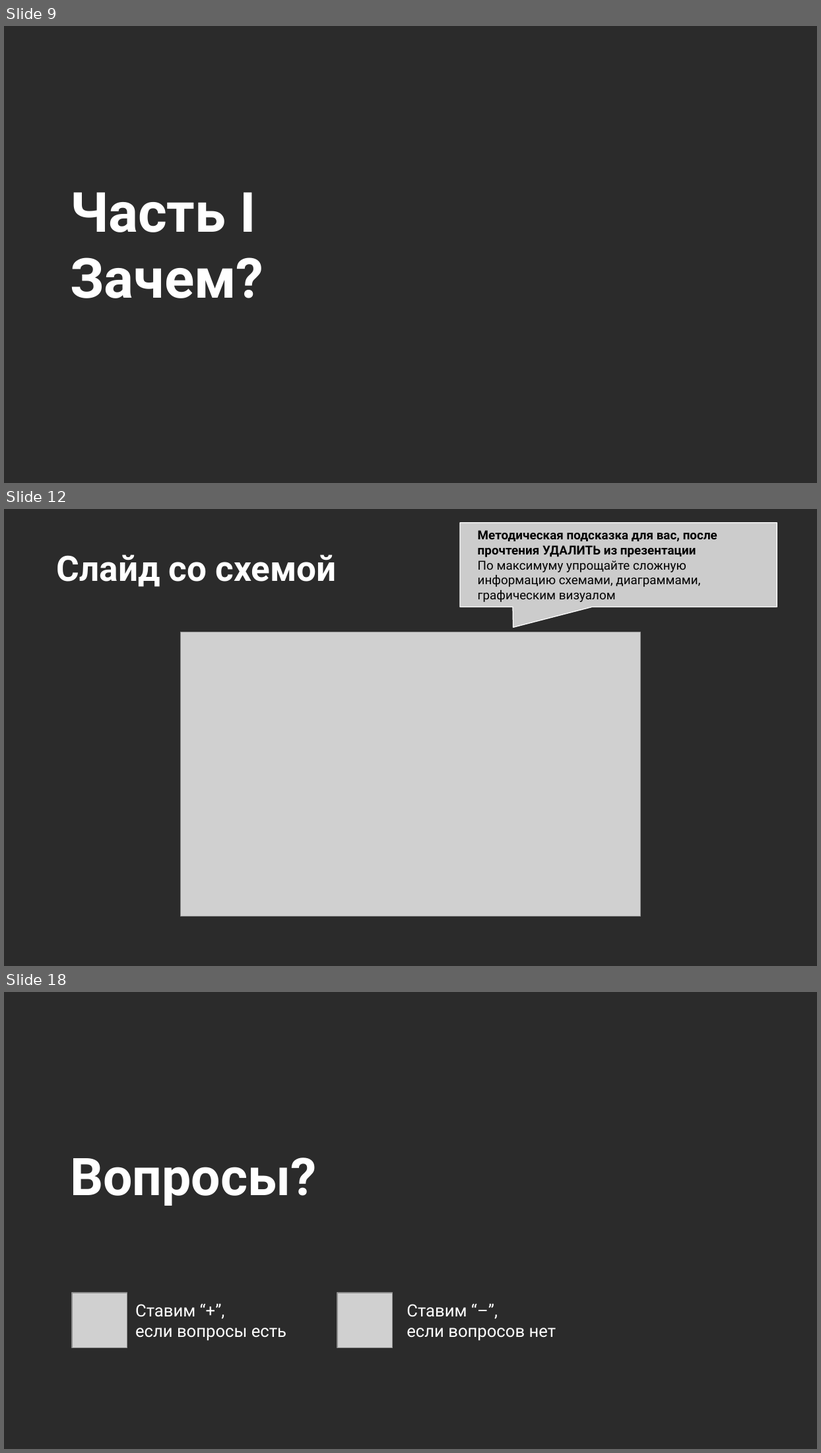
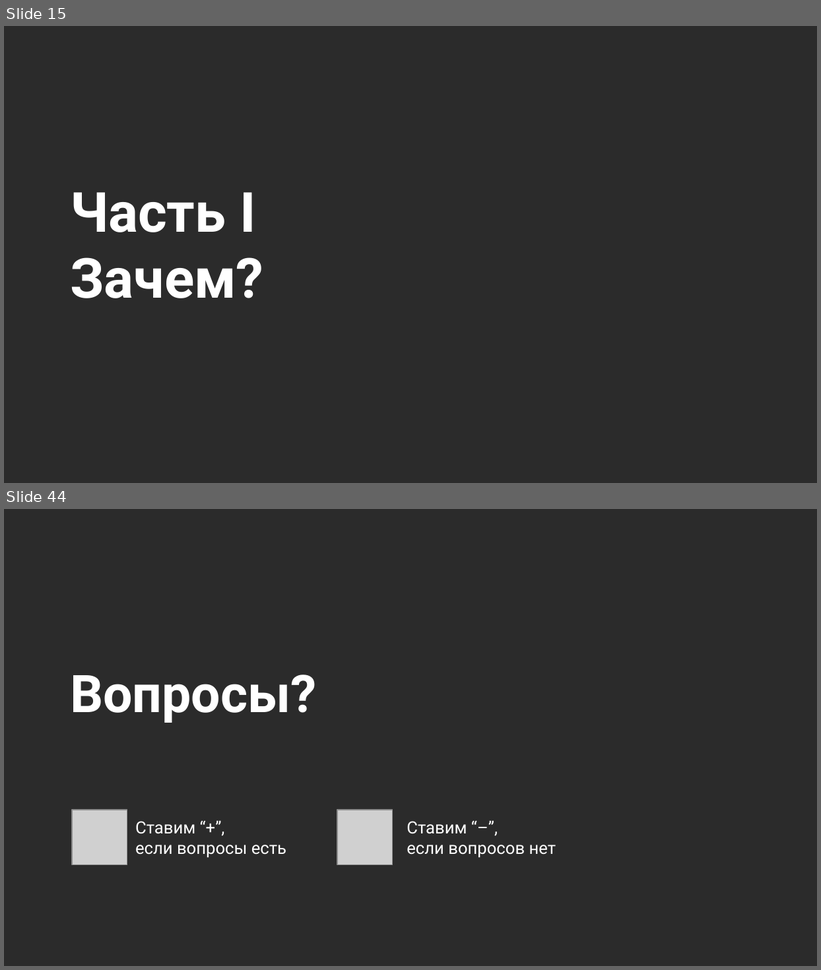
Before and after one commit to Marwolaeth/OTUS_R4DA, a slide deck: teaching/R4DA-EDA4ML.pptx. Shown one above the other, each under a label of ours: slides 9, 12 and 18 before the commit, slides 15 and 44 after it; the slides between them are not shown. The pictures are 821x1453 and 821x970 pixels, drawn with LibreOffice and Linux fonts; fonts in the diff are those of the drawing; grey boxes stand for pictures; background and template pictures are left out; a plain dark background stands for a picture behind light text. Boxes give left, top, right and bottom in pixels: in the first picture for what was removed or moved away, otherwise in the second. Text is boxed around its words. In the diff, an @@ line names an element or a change of style, - is before the commit and + after.

```diff
--- a/teaching/R4DA-EDA4ML.pptx
+++ b/teaching/R4DA-EDA4ML.pptx
@@ slide 12 removed at (x1=4, y1=509, x2=817, y2=966), background picture (left out) @@
@@ speech box removed at (x1=460, y1=523, x2=778, y2=607) @@
-Методическая подсказка для вас, после прочтения УДАЛИТЬ из презентации
-По максимуму упрощайте сложную информацию схемами, диаграммами, графическим визуалом
@@ title removed at (x1=57, y1=555, x2=337, y2=587) @@
-Слайд со схемой
@@ picture removed at (x1=180, y1=632, x2=641, y2=916) @@
@@ what was slide 9 is now slide 15 @@
@@ what was slide 18 is now slide 44 @@
```
Also in this commit, not shown: 1 slide changed, 47 slides added, 28 other slides removed, 4 other files.
